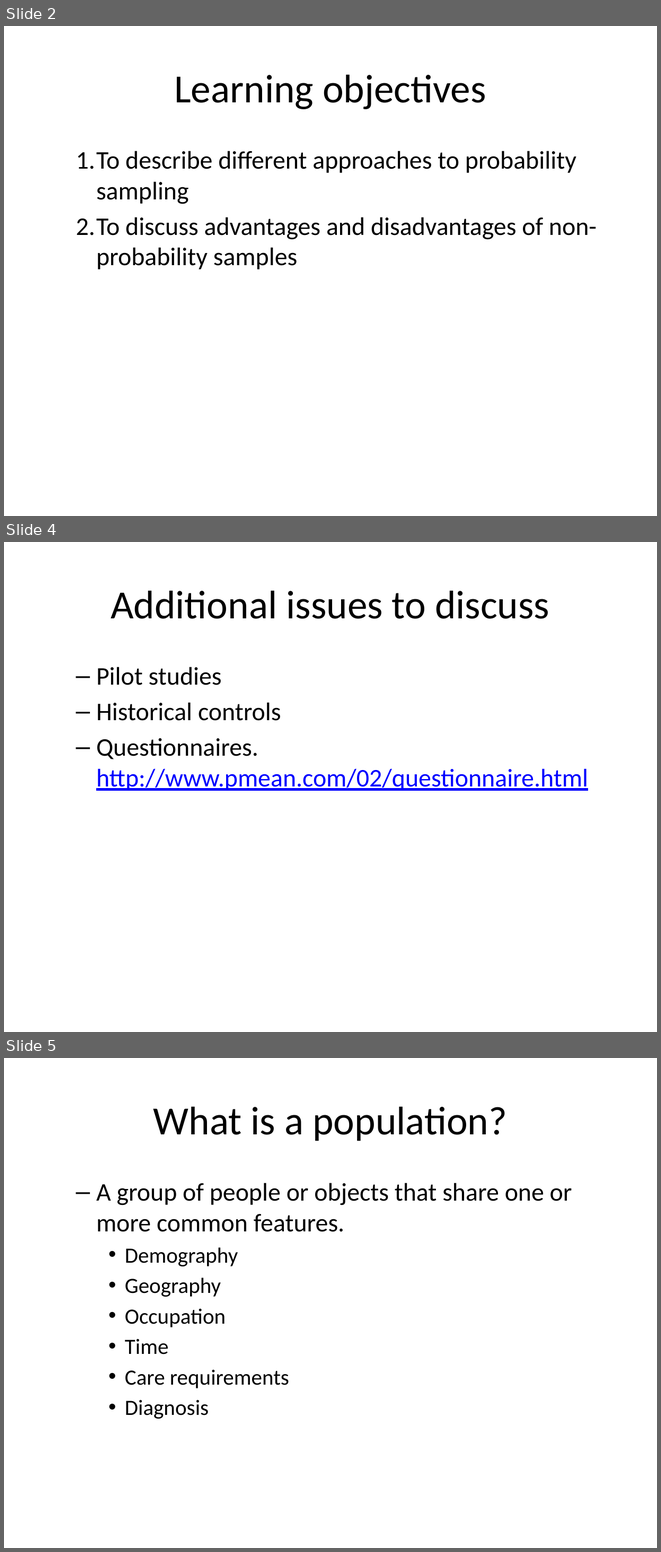
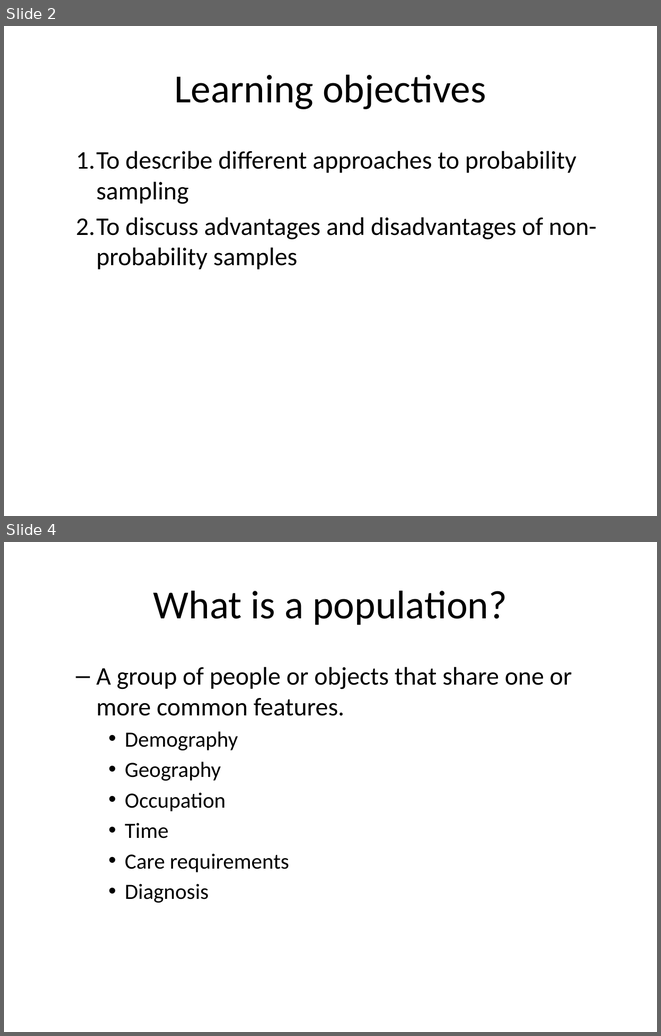
Before and after one commit to classes-medb/5510, a slide deck: src/video-08-sampling.pptx. Shown one above the other, each under a label of ours: slides 2, 4 and 5 before the commit, slides 2 and 4 after it; the slides between them are not shown. The pictures are 661x1552 and 661x1036 pixels, drawn with LibreOffice and Linux fonts; fonts in the diff are those of the drawing. Boxes give left, top, right and bottom in pixels: in the first picture for what was removed or moved away, otherwise in the second. Text is boxed around its words. In the diff, an @@ line names an element or a change of style, - is before the commit and + after.

```diff
--- a/src/video-08-sampling.pptx
+++ b/src/video-08-sampling.pptx
@@ slide 4 removed at bbox=[4, 542, 657, 1032], background #FFFFFF @@
@@ title removed at bbox=[111, 590, 549, 619] @@
-Additional issues to discuss
@@ text removed at bbox=[96, 667, 588, 791] @@
-  – Pilot studies
-  – Historical controls
-  – Questionnaires. http://www.pmean.com/02/questionnaire.html
@@ what was slide 5 is now slide 4 @@
```
Also in this commit, not shown: 4 slides changed, 2 slides added, 1 other slide removed, 6 other files.
